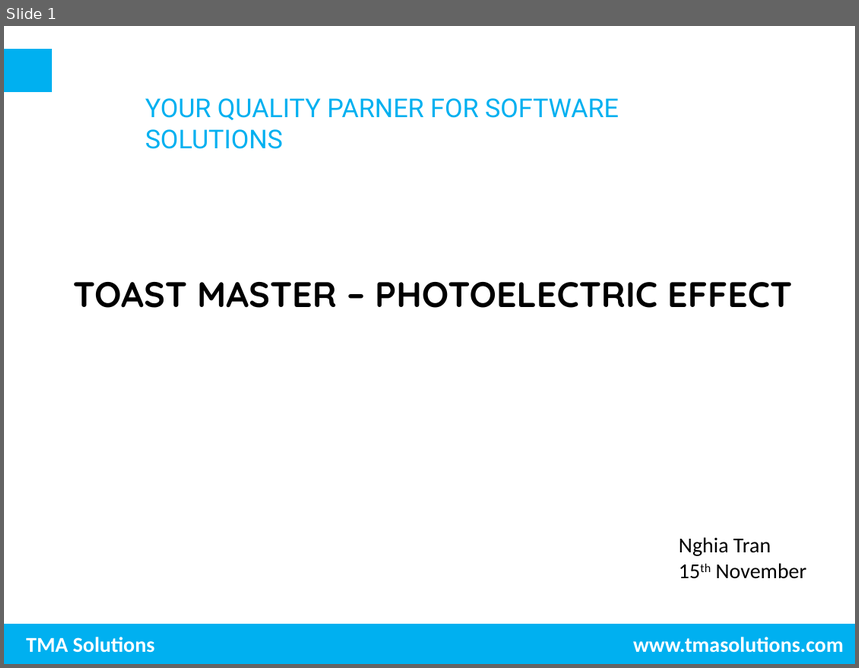
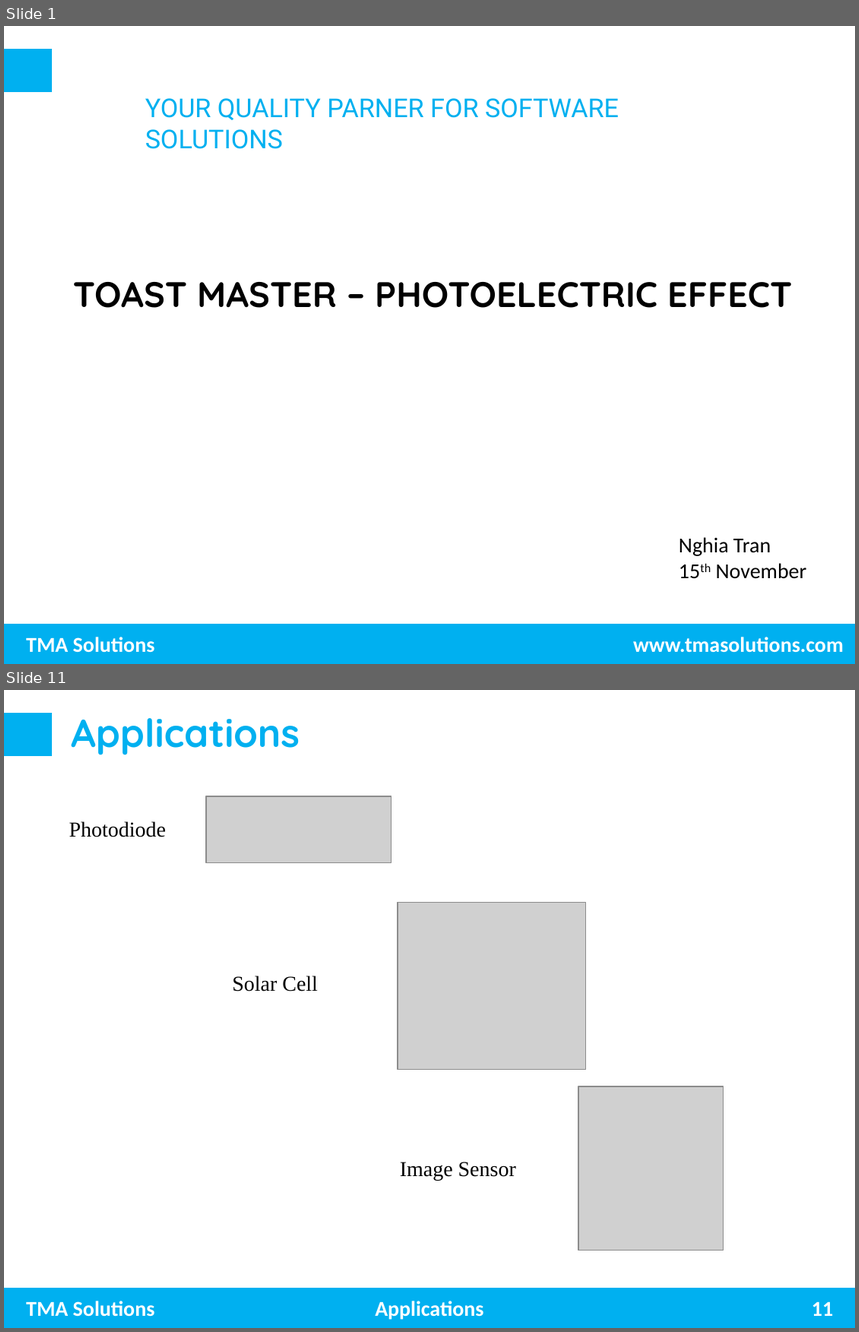
Before and after one commit to trungnghia2009/MachineLearning, a slide deck: Photoelectric effect.pptx. Shown one above the other, each under a label of ours: slide 1 before the commit, slides 1 and 11 after it; the slides between them are not shown. The pictures are 859x668 and 859x1332 pixels, drawn with LibreOffice and Linux fonts; fonts in the diff are those of the drawing; grey boxes stand for pictures; background and template pictures are left out. Boxes give left, top, right and bottom in pixels: in the first picture for what was removed or moved away, otherwise in the second. Text is boxed around its words. In the diff, an @@ line names an element or a change of style, - is before the commit and + after.

```diff
--- a/Photoelectric effect.pptx
+++ b/Photoelectric effect.pptx
@@ slide 11 added at (4, 690, 855, 1328), background #FFFFFF; not listed: 3 template elements that a slide beside it also shows @@
@@ title added at (71, 718, 300, 755), 33 pt, text #00B0F0, bold @@
+Applications
@@ picture added at (207, 796, 392, 863) @@
@@ text added at (69, 821, 166, 837), 18 pt, text #000000 @@
+Photodiode
@@ picture added at (397, 902, 585, 1070) @@
@@ text added at (232, 976, 318, 992), 18 pt, text #000000 @@
+Solar Cell
@@ picture added at (579, 1087, 723, 1250) @@
@@ text added at (400, 1162, 516, 1181), 18 pt, text #000000 @@
+Image Sensor
@@ text added at (375, 1301, 484, 1320), 18 pt, text #FFFFFF, bold @@
+Applications
@@ page number added at (812, 1302, 833, 1316), 18 pt, text #FFFFFF, bold @@
+11
```
Also in this commit, not shown: 4 slides changed, 8 other slides added, 25 slides removed.
